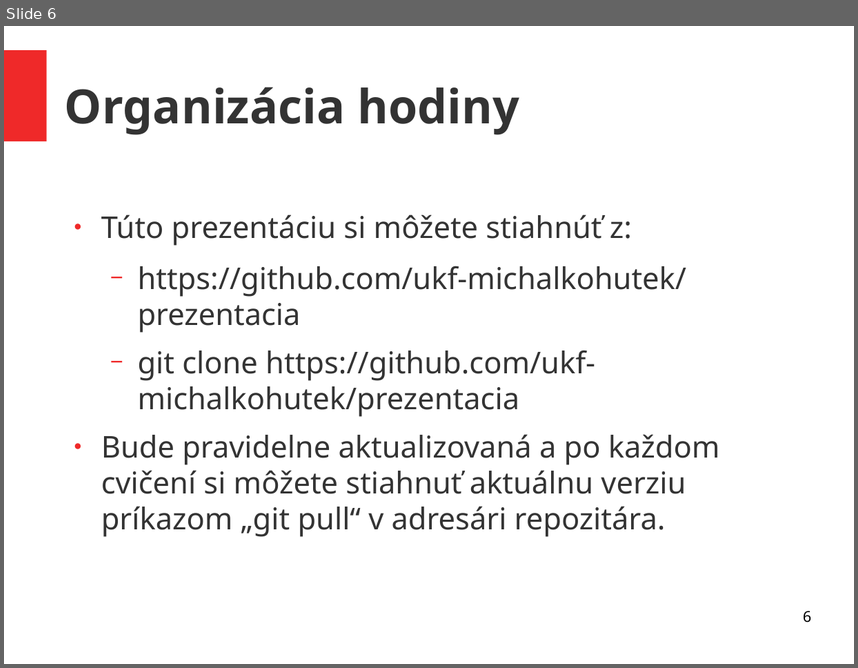
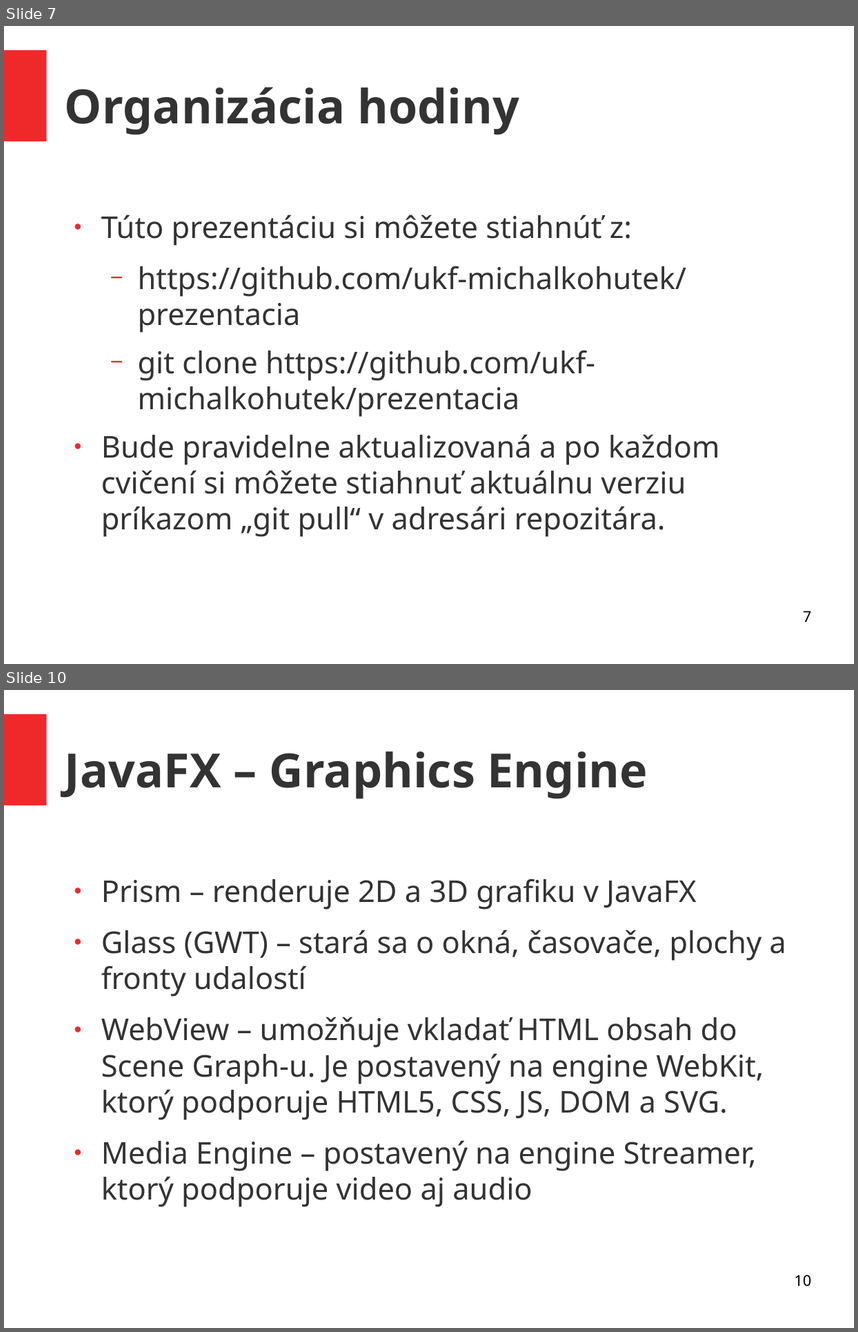
Before and after one commit to ukf-michalkohutek/prezentacia, a slide deck: seminar2.odp. Shown one above the other, each under a label of ours: slide 6 before the commit, slides 7 and 10 after it; the slides between them are not shown. The pictures are 858x668 and 858x1332 pixels, drawn with LibreOffice and Linux fonts; fonts in the diff are those of the drawing. Boxes give left, top, right and bottom in pixels: in the first picture for what was removed or moved away, otherwise in the second. Text is boxed around its words. In the diff, an @@ line names an element or a change of style, - is before the commit and + after.

```diff
--- a/seminar2.odp
+++ b/seminar2.odp
@@ slide 10 added at (4,690,854,1328), background #FFFFFF; not listed: 1 template element that a slide beside it also shows @@
@@ title added at (65,751,648,799), 44 pt, text #333333, bold @@
+JavaFX – Graphics Engine
@@ text added at (101,878,786,1207), 28 pt, text #333333 @@
+● Prism – renderuje 2D a 3D grafiku v JavaFX
+● Glass (GWT) – stará sa o okná, časovače, plochy a fronty udalostí
+● WebView – umožňuje vkladať HTML obsah do Scene Graph-u. Je postavený na engine WebKit, ktorý podporuje HTML5, CSS, JS, DOM a SVG.
+● Media Engine – postavený na engine Streamer, ktorý podporuje video aj audio
@@ page number added at (794,1274,811,1286), 14 pt, text #000000 @@
+10
@@ what was slide 6 is now slide 7 @@
@@ page number at (803,610,811,621): text changed @@
-6
+7
```
Also in this commit, not shown: 1 slide changed, 17 other slides added, 1 other file.
